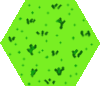
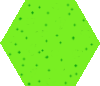
Two versions of the same layered image (100px x 86px). Layer-by-layer changes:
painted on "Vegetation" over (8, 3, 91, 85)
